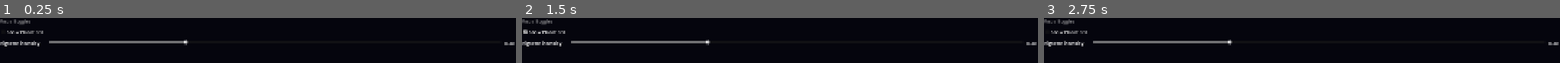
Above: before the commit, frames 1-3 (left to right).
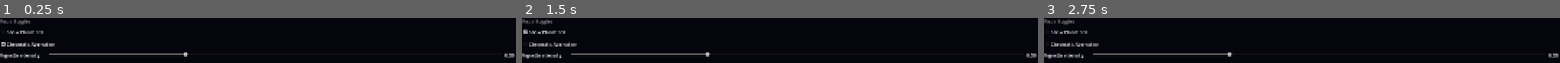
Above: after the commit, the same moments.

Repository: swan-eternal/astrorescue
Game: Godot game, scene res://scenes/visual_tab.tscn
Two runs of this game, one before a commit and one after it. Both use one fixed random seed, a clock stepped at 60 frames per second and the inputs below. This scene is started directly instead of the project's main scene.
Inputs (mouse positions are in pixels of both pictures, inside the frame that each line leads up to):
- Up to frame 1 (0.25 s): no input
- Up to frame 2 (1.5 s): click (780, 44) at 0.5 s, where only the run after the commit has a clickable "Chromatic Aberration"; click "Show Planet SOI" at 1.25 s
- Up to frame 3 (2.75 s): tap Enter at 2 s; move the mouse to (outside the picture) at 2.02 s; hold D (rotate_right) from 2.03 s (still down); tap F (toggle_free_camera) at 2.1 s; click (outside the picture) at 2.17 s

The runs differ from the first frame. In frame 1, 4.1% of the frame differs, in the area x 0-100%, y 47-92%; in frame 2, 4.1%; in frame 3, 4.1%.

Commit message:
feat(visual): chromatic aberration with settings toggle
Samples R and B channels at opposite horizontal screen offsets

(±0.001 in UV space, ~0.1% of screen width) to simulate lens

chromatic dispersion. Subtle "space arcade" polish layer.

Wired through the same pattern as the existing vignette:

- shaders/post_processing.gdshader: new chromatic_aberration_enabled

  uniform + R/B sampling in fragment() before vignette

- scripts/visual_settings.gd: new

  DEFAULT_CHROMATIC_ABERRATION_ENABLED + field, getter/setter, save/load

  lines (persists to user://visual_settings.cfg)

- scripts/post_processing_layer.gd: cached push alongside vignette push

  (only calls set_shader_parameter when the value changes)

- scripts/visual_tab.gd: CheckBox added in _build_ui between SOI

  and the vignette slider; toggled signal wired to VisualSettings

Default: on. Offset hardcoded at 0.001 (tuned down from 0.0025 after

playtest — 0.0025 was too aggressive). Promote offset to a uniform +

Visual tab slider if we want intensity tuning later.

Diff:
--- a/scripts/post_processing_layer.gd
+++ b/scripts/post_processing_layer.gd
@@ -1,15 +1,22 @@
 extends CanvasLayer
 ##
-## Post-processing layer: applies the vignette screen-space shader
-## effect to the rendered scene below.
+## Post-processing layer: applies the vignette + chromatic aberration
+## screen-space shader effects to the rendered scene below.
 ##
 ## One responsibility per frame:
 ##   - Vignette: poll VisualSettings.get_vignette_intensity(),
 ##     push to the ShaderMaterial's `vignette_intensity` uniform.
 ##     Cached (only pushes on change) — cheap.
+##   - Chromatic aberration: poll VisualSettings
+##     .get_chromatic_aberration_enabled(), push to the
+##     ShaderMaterial's `chromatic_aberration_enabled` uniform.
+##     Cached (only pushes on change) — cheap.
 ##
 ## Per-frame-poll pattern matches scripts/soi_indicator.gd —
 ## avoids signal wiring and the value-sync bugs that come with it.
+## If the uniform list grows large (Phase 3+ adds more effects),
+## swap to a signal-based push from VisualSettings to avoid polling
+## N values every frame.
 ##
 
 # Cached reference to the ColorRect that holds the ShaderMaterial.
@@ -24,13 +31,27 @@
 # (real values are in [0.0, 1.0]).
 var _last_vignette_intensity: float = -1.0
 
+# Cache the last chromatic_aberration_enabled bool pushed to the
+# shader uniform. Sentinel value `false` differs from the default
+# (`true`), guaranteeing the first frame always pushes. Subsequent
+# frames skip the set_shader_parameter call when the persisted
+# value hasn't changed.
+var _last_chromatic_aberration_enabled: bool = false
+
 
 func _process(_delta: float) -> void:
-	# Vignette: shader uniform push (cached).
 	if not _color_rect.material is ShaderMaterial:
 		return
 	var mat: ShaderMaterial = _color_rect.material
+
+	# Vignette: shader uniform push (cached).
 	var vignette_intensity: float = VisualSettings.get_vignette_intensity()
 	if vignette_intensity != _last_vignette_intensity:
 		mat.set_shader_parameter("vignette_intensity", vignette_intensity)
 		_last_vignette_intensity = vignette_intensity
+
+	# Chromatic aberration: shader uniform push (cached).
+	var chromatic_aberration_enabled: bool = VisualSettings.get_chromatic_aberration_enabled()
+	if chromatic_aberration_enabled != _last_chromatic_aberration_enabled:
+		mat.set_shader_parameter("chromatic_aberration_enabled", chromatic_aberration_enabled)
+		_last_chromatic_aberration_enabled = chromatic_aberration_enabled
--- a/scripts/visual_settings.gd
+++ b/scripts/visual_settings.gd
@@ -36,11 +36,21 @@
 # Settings → Visual, which persists the value via set_vignette_intensity.
 const DEFAULT_VIGNETTE_INTENSITY: float = 0.3
 
+# Default for `chromatic_aberration_enabled` — whether the
+# post-processing shader applies the chromatic-aberration effect
+# (samples R/B at slightly different horizontal positions, simulating
+# lens chromatic dispersion). Off = unchanged colors; on = subtle
+# 0.1%-offset shift that reads as "space arcade" polish. Driven
+# by the Chromatic Aberration checkbox in Settings → Visual,
+# persisted via set_chromatic_aberration_enabled.
+const DEFAULT_CHROMATIC_ABERRATION_ENABLED: bool = true
+
 
 # Internal state. Adding a new visual toggle = add a field here + a
 # `get_*` / `set_*` accessor pair below.
 var _show_soi: bool = DEFAULT_SHOW_SOI
 var _vignette_intensity: float = DEFAULT_VIGNETTE_INTENSITY
+var _chromatic_aberration_enabled: bool = DEFAULT_CHROMATIC_ABERRATION_ENABLED
 
 
 ## Load persisted settings (if any). Missing file = defaults.
@@ -81,6 +91,22 @@
 	_save_to_disk()
 
 
+## Public API: get the current `chromatic_aberration_enabled` value.
+## Read by scripts/post_processing_layer.gd each frame and pushed
+## to the shader's `chromatic_aberration_enabled` uniform.
+func get_chromatic_aberration_enabled() -> bool:
+	return _chromatic_aberration_enabled
+
+
+## Public API: set `chromatic_aberration_enabled`, persist
+## immediately. Same per-frame-poll consumption pattern as the other
+## visual toggles — the shader script reads this next frame, no
+## signal wiring needed.
+func set_chromatic_aberration_enabled(value: bool) -> void:
+	_chromatic_aberration_enabled = value
+	_save_to_disk()
+
+
 # --- internals ---
 
 
@@ -96,12 +122,15 @@
 		_show_soi = bool(cfg.get_value(SECTION, "show_soi", DEFAULT_SHOW_SOI))
 	if cfg.has_section_key(SECTION, "vignette_intensity"):
 		_vignette_intensity = float(cfg.get_value(SECTION, "vignette_intensity", DEFAULT_VIGNETTE_INTENSITY))
+	if cfg.has_section_key(SECTION, "chromatic_aberration_enabled"):
+		_chromatic_aberration_enabled = bool(cfg.get_value(SECTION, "chromatic_aberration_enabled", DEFAULT_CHROMATIC_ABERRATION_ENABLED))
 
 
 func _save_to_disk() -> void:
 	var cfg := ConfigFile.new()
 	cfg.set_value(SECTION, "show_soi", _show_soi)
 	cfg.set_value(SECTION, "vignette_intensity", _vignette_intensity)
+	cfg.set_value(SECTION, "chromatic_aberration_enabled", _chromatic_aberration_enabled)
 	var err := cfg.save(SETTINGS_PATH)
 	if err != OK:
 		push_warning("VisualSettings: could not save %s (err %d)." % [SETTINGS_PATH, err])
--- a/scripts/visual_tab.gd
+++ b/scripts/visual_tab.gd
@@ -12,6 +12,7 @@
 # Per-toggle UI handles, populated in _build_ui; read/written by the
 # toggle callback.
 var _show_soi: CheckBox
+var _chromatic_aberration: CheckBox
 var _vignette_slider: HSlider
 var _vignette_value_label: Label
 
@@ -40,6 +41,14 @@
 	_show_soi.text = "Show Planet SOI"
 	_show_soi.toggled.connect(_on_show_soi_toggled)
 	vbox.add_child(_show_soi)
+
+	# Chromatic aberration — second of two checkboxes (grouped with
+	# SOI above). On by default; toggle in the menu if the effect is
+	# not to taste.
+	_chromatic_aberration = CheckBox.new()
+	_chromatic_aberration.text = "Chromatic Aberration"
+	_chromatic_aberration.toggled.connect(_on_chromatic_aberration_toggled)
+	vbox.add_child(_chromatic_aberration)
 
 	# Vignette intensity row: label + HSlider + numeric readout in
 	# an HBoxContainer so the readout sits to the right of the slider.
@@ -82,6 +91,10 @@
 	_show_soi.button_pressed = VisualSettings.is_show_soi()
 	_show_soi.set_block_signals(false)
 
+	_chromatic_aberration.set_block_signals(true)
+	_chromatic_aberration.button_pressed = VisualSettings.get_chromatic_aberration_enabled()
+	_chromatic_aberration.set_block_signals(false)
+
 	# Same pattern for the vignette slider — programmatic value set
 	# without firing value_changed.
 	var vignette_value: float = VisualSettings.get_vignette_intensity()
@@ -97,6 +110,15 @@
 ## needed here.
 func _on_show_soi_toggled(pressed: bool) -> void:
 	VisualSettings.set_show_soi(pressed)
+
+
+## Chromatic aberration checkbox toggled: push state to
+## VisualSettings. The post-processing script reads
+## `VisualSettings.get_chromatic_aberration_enabled()` each frame
+## and updates the shader uniform, so the effect changes on the
+## next draw — no explicit signal wiring needed here.
+func _on_chromatic_aberration_toggled(pressed: bool) -> void:
+	VisualSettings.set_chromatic_aberration_enabled(pressed)
 
 
 ## Vignette slider changed: push state to VisualSettings. Fires
--- a/shaders/post_processing.gdshader
+++ b/shaders/post_processing.gdshader
@@ -1,11 +1,18 @@
 // Post-processing shader for Astro Rescue.
 //
 // Runs on every screen pixel AFTER the scene is rendered, applying
-// the vignette effect before the final image is shown.
+// the vignette + chromatic aberration effects before the final
+// image is shown.
 //
 // Vignette: darkens screen corners, focuses eye to center. Tunable
 // via VisualSettings.get_vignette_intensity(), pushed each frame
 // from scripts/post_processing_layer.gd.
+//
+// Chromatic aberration: samples R and B channels at opposite
+// horizontal screen offsets, simulating lens chromatic dispersion.
+// On/off toggle via VisualSettings.get_chromatic_aberration_enabled().
+// Offset is hardcoded (see uniform comment) — promote to a tunable
+// uniform + slider if we ever want intensity control.
 //
 // The shader runs on a CanvasLayer with a full-rect ColorRect that
 // uses this shader as its ShaderMaterial. The shader samples the
@@ -33,9 +40,33 @@
 // controls it via the Vignette intensity slider in Settings → Visual.
 uniform float vignette_intensity : hint_range(0.0, 1.0) = 0.3;
 
+// Chromatic aberration toggle. When true, samples R and B at
+// slightly different horizontal screen positions to simulate lens
+// chromatic dispersion. Driven by the Chromatic Aberration
+// checkbox in Settings → Visual, persisted in
+// user://visual_settings.cfg, pushed each frame from
+// scripts/post_processing_layer.gd.
+//
+// Offset is hardcoded at 0.001 (~0.1% of screen width — subtle,
+// reads as polish rather than dramatic effect). Promote this to a
+// uniform with a Visual tab slider if we want intensity tuning.
+uniform bool chromatic_aberration_enabled = true;
+
 
 void fragment() {
 	vec4 color = texture(screen_texture, SCREEN_UV);
+
+	// Chromatic aberration: sample R and B at opposite horizontal
+	// offsets (G stays centered). Symmetric, reads as subtle lens
+	// dispersion — adds a "space arcade" polish layer. Applied
+	// before vignette so corner-darkening composes on top of the
+	// CA-shifted pixels rather than re-sampling already-shifted
+	// channels (which would mix offset with offset).
+	if (chromatic_aberration_enabled) {
+		vec2 ca_offset = vec2(0.001, 0.0);
+		color.r = texture(screen_texture, SCREEN_UV + ca_offset).r;
+		color.b = texture(screen_texture, SCREEN_UV - ca_offset).b;
+	}
 
 	// Vignette: darken the corners, focus the eye to the center.
 	// SCREEN_UV is in [0, 1] across the screen. Distance from center
